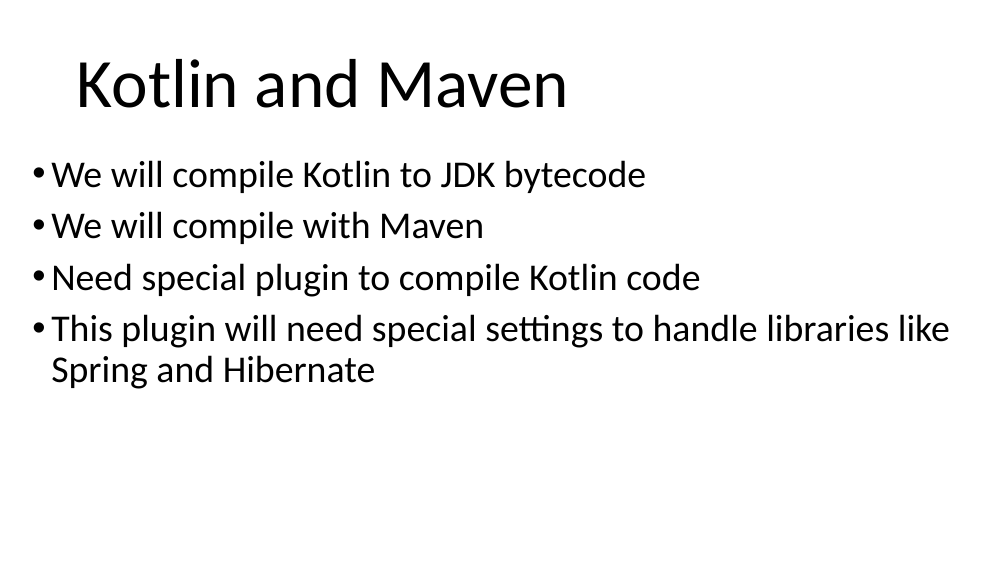
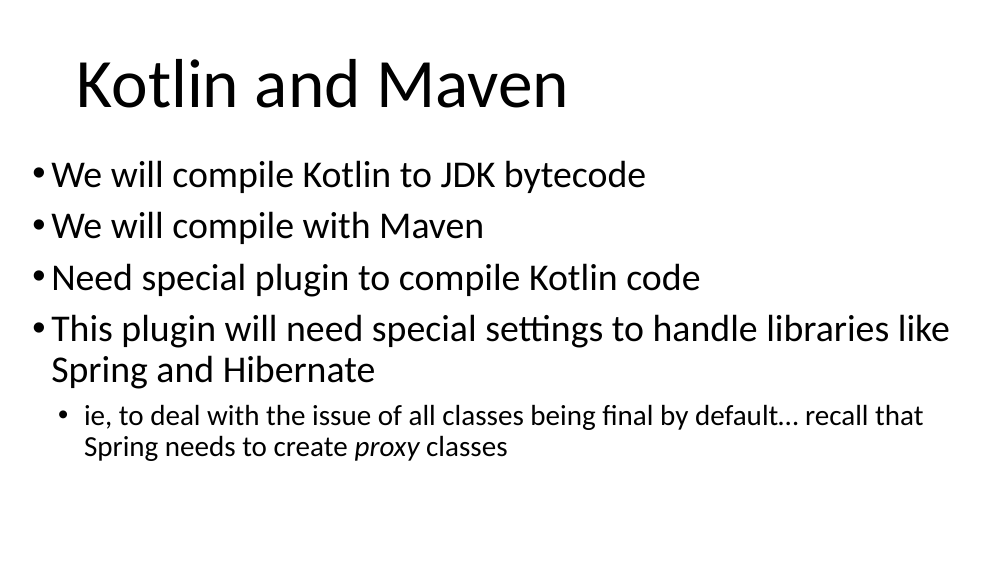
Before and after one commit to arcuri82/testing_security_development_enterprise_systems, a slide deck: slide 37 of doc/advanced/slides/lesson_01.pptx. Drawn at 1008x567 pixels with LibreOffice and Linux fonts; fonts in the diff are those of the drawing. Boxes give left, top, right and bottom in pixels: in the first picture for what was removed or moved away, otherwise in the second. Text is boxed around its words. In the diff, an @@ line names an element or a change of style, - is before the commit and + after.

```diff
--- a/doc/advanced/slides/lesson_01.pptx
+++ b/doc/advanced/slides/lesson_01.pptx
@@ text at bbox=[84, 404, 923, 461]: paragraph added @@
+  • ie, to deal with the issue of all classes being final by default… recall that Spring needs to create proxy classes
```
Also in this commit, not shown: 6 other slides changed, 1 other file.
